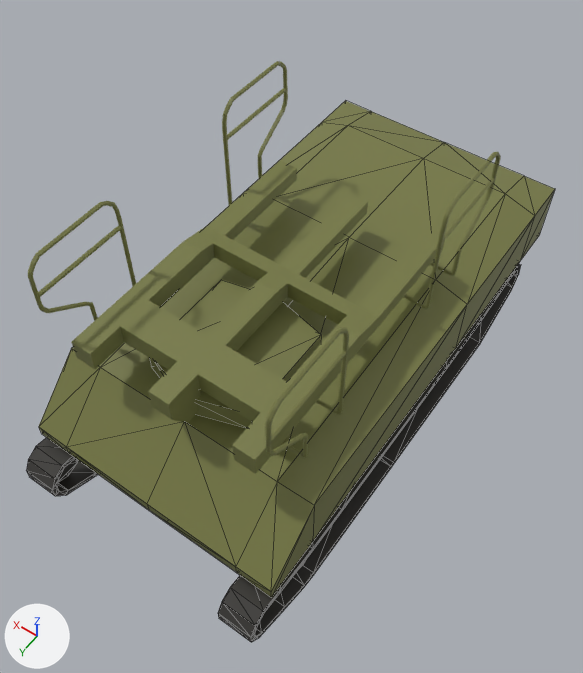
The glTF model assets/objects/SA-6.glb: old version first, new version second.
One viewpoint serves both versions: a 50 mm camera at (-3.81, 5.03, 7.83) aimed at (-0.79, 0.81, 1.2). The axes (+X, +Y, +Z) are drawn at lower left. The lights are the same throughout. Mesh edges are drawn as thin lines on the coarser meshes. Where no turn or scale is listed for an object, it has been applied to the vertices.

The first picture shows 'Chassis', 'Launcher', 'Turret'.
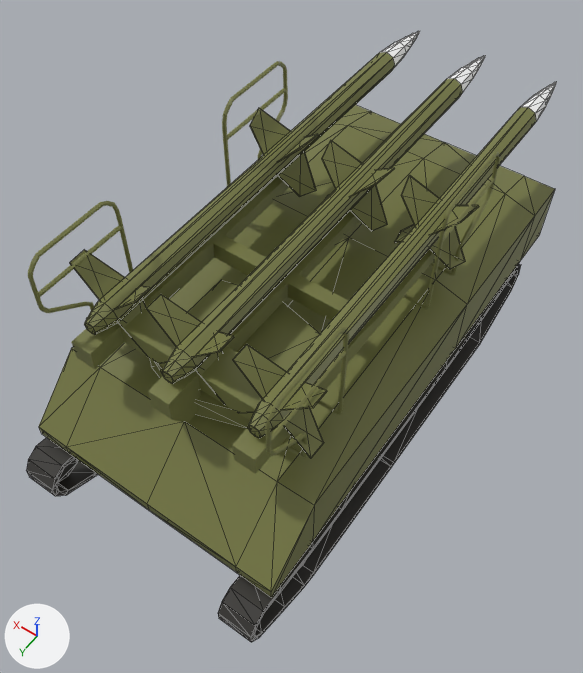
Changed parts and their boxes [x1, y1, x2, y2] in the pictures (583 x 673 px):
'Missile_2', added (yellow)
    after: [146, 55, 486, 383]
'Missile_3', added (yellow)
    after: [233, 82, 556, 458]
'Missile_1', added (yellow)
    after: [69, 31, 420, 335]

Diff of the bpy script that builds the scene:
```diff
--- a/assets/objects/SA-6.glb.py
+++ b/assets/objects/SA-6.glb.py
@@ mat_material_002 @@
+mat_material_002 = principled_material('Material.002')
+mat_material_002.texture = img_colorpalette
@@ me_cylinder_002 @@
+me_cylinder_002.from_pydata(...)  # 113 vertices, 206 faces; spans x -0.38..0.38, y -2.24..3.36, z -0.38..0.38
+me_cylinder_002.materials.append(mat_material_002)  # picture img_colorpalette
@@ ob_missile_3 @@
+ob_missile_3 = bpy.data.objects.new('Missile_3', me_cylinder_002)
+ob_missile_3.location = (-1.67, -0.83, 2.45)
@@ ob_missile_2 @@
+ob_missile_2 = bpy.data.objects.new('Missile_2', me_cylinder_002.copy())
+ob_missile_2.location = (-0.78, -0.83, 2.45)
@@ ob_missile_1 @@
+ob_missile_1 = bpy.data.objects.new('Missile_1', me_cylinder_002.copy())
+ob_missile_1.location = (0.09, -0.83, 2.45)
```
